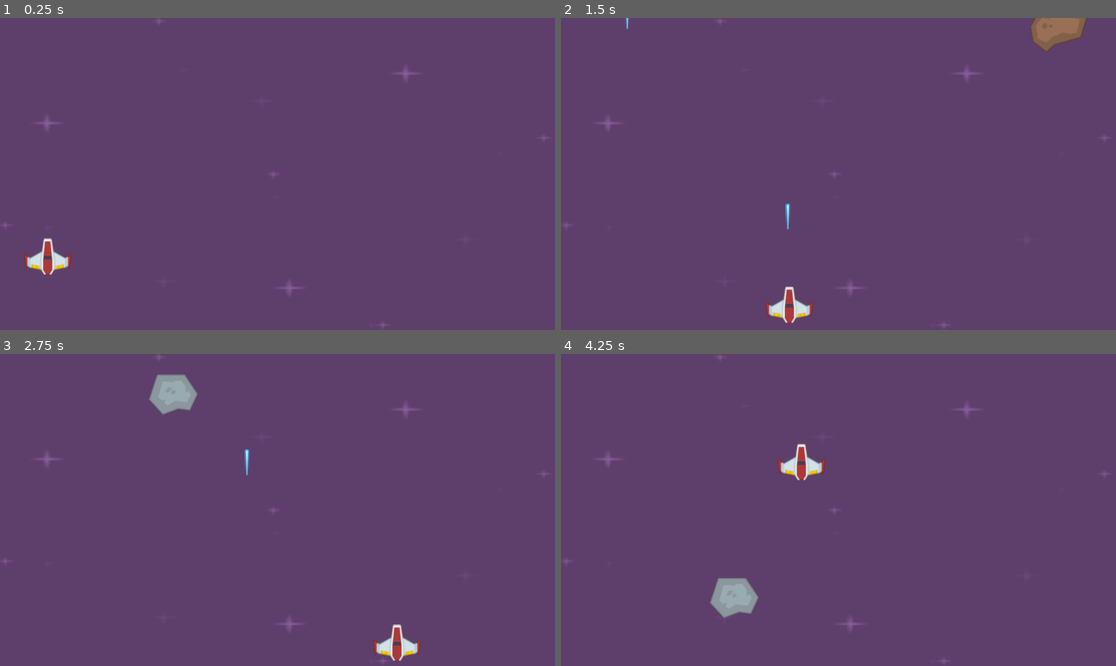
Above: before the commit, frames 1-4 (two rows, left to right).
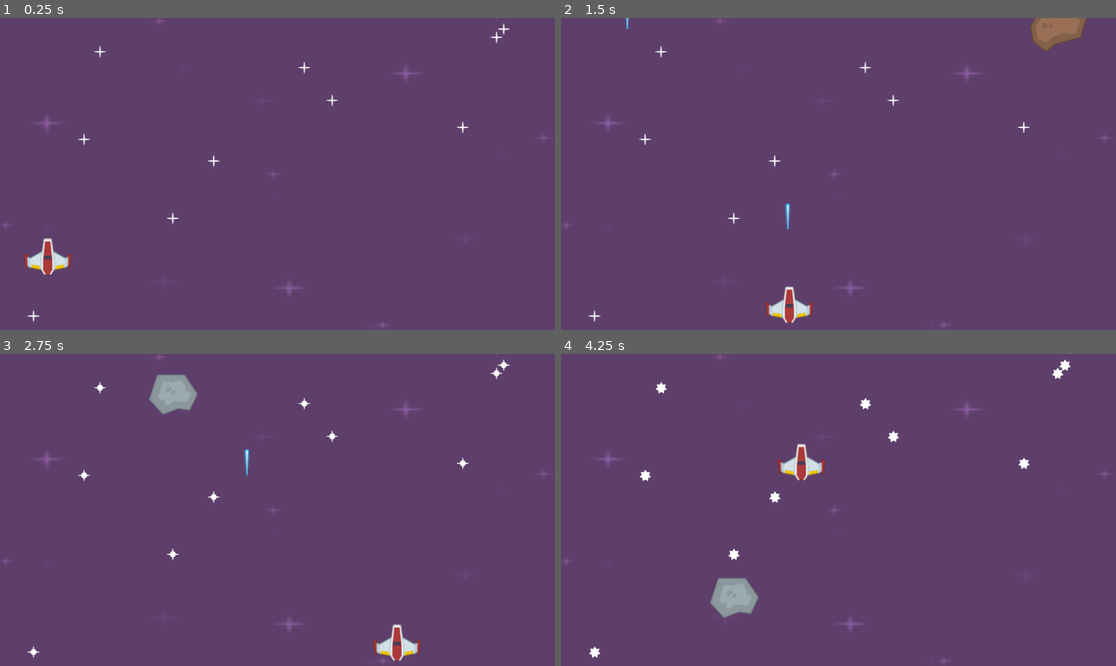
Above: after the commit, the same moments.

Repository: knguyennt/space-shooter
Game: Godot game, scene res://scenes/level.tscn
Same seed, same stepped clock (60 frames per second), same inputs: the game is played once before the commit and once after it.
Inputs:
- Up to frame 1 (0.25 s): no input
- Up to frame 2 (1.5 s): hold Right (right yeah) 0.53-1.28 s; tap Space (shoot) at 0.6, 1.35 s; hold Down (ui_down) from 1.28 s (still down)
- Up to frame 3 (2.75 s): release Down (ui_down) at 2.03 s; hold Right (right yeah) from 2.03 s (still down); tap Space (shoot) at 2.1 s
- Up to frame 4 (4.25 s): release Right (right yeah) at 2.78 s; hold Up (ui_up) 2.78-3.53 s; tap Space (shoot) at 2.85, 3.6 s; hold Left (ui_left) from 3.53 s (still down)

The runs differ from the first frame. In frame 1, 0.2% of the frame differs, in the area x 4-92%, y 1-98%; in frame 2, 0.2%; in frame 3, 0.3%; in frame 4, 0.5%, in the area x 5-92%, y 1-98%.

Commit message:
chore: add star animation background

Diff:
--- a/scenes/level.gd
+++ b/scenes/level.gd
@@ -3,7 +3,12 @@
 
 # Called when the node enters the scene tree for the first time.
 func _ready() -> void:
-	pass # Replace with function body.
+	var screen_size := get_viewport().get_visible_rect().size
+	var rng := RandomNumberGenerator.new()
+	for star in $Stars.get_children():
+		var random_x = rng.randi_range(0, screen_size.x)
+		var random_y = rng.randi_range(0, screen_size.y)
+		star.position = Vector2(random_x, random_y)
 
 
 # Called every frame. 'delta' is the elapsed time since the previous frame.
--- a/scenes/level.tscn
+++ b/scenes/level.tscn
@@ -1,8 +1,28 @@
-[gd_scene load_steps=6 format=3 uid="uid://csn4s3knxwe7o"]
+[gd_scene load_steps=10 format=3 uid="uid://csn4s3knxwe7o"]
 
 [ext_resource type="Script" uid="uid://cdv87bsmtbjhq" path="res://scenes/level.gd" id="1_mx8sn"]
 [ext_resource type="Texture2D" uid="uid://ce2te6l8r3w3q" path="res://Backgrounds/purple.png" id="1_w7c3h"]
 [ext_resource type="PackedScene" uid="uid://73qpudqwg7ck" path="res://scenes/player.tscn" id="2_w8frs"]
+[ext_resource type="Texture2D" uid="uid://tsl88q72a34h" path="res://PNG/Effects/star1.png" id="3_2r41h"]
+[ext_resource type="Texture2D" uid="uid://6qvubf3id6js" path="res://PNG/Effects/star2.png" id="4_klq6b"]
+[ext_resource type="Texture2D" uid="uid://cy2ultx5al3bx" path="res://PNG/Effects/star3.png" id="5_b121j"]
+
+[sub_resource type="SpriteFrames" id="SpriteFrames_w8frs"]
+animations = [{
+"frames": [{
+"duration": 1.0,
+"texture": ExtResource("3_2r41h")
+}, {
+"duration": 1.0,
+"texture": ExtResource("4_klq6b")
+}, {
+"duration": 1.0,
+"texture": ExtResource("5_b121j")
+}],
+"loop": true,
+"name": &"default",
+"speed": 5.0
+}]
 
 [sub_resource type="RectangleShape2D" id="RectangleShape2D_w8frs"]
 size = Vector2(43.5, 657)
@@ -17,6 +37,68 @@
 position = Vector2(575, 324)
 scale = Vector2(4.837, 2.717)
 texture = ExtResource("1_w7c3h")
+
+[node name="Stars" type="Node2D" parent="."]
+
+[node name="AnimatedSprite2D" type="AnimatedSprite2D" parent="Stars"]
+sprite_frames = SubResource("SpriteFrames_w8frs")
+autoplay = "default"
+frame = 2
+frame_progress = 0.299606
+
+[node name="AnimatedSprite2D2" type="AnimatedSprite2D" parent="Stars"]
+sprite_frames = SubResource("SpriteFrames_w8frs")
+autoplay = "default"
+frame = 2
+frame_progress = 0.299606
+
+[node name="AnimatedSprite2D3" type="AnimatedSprite2D" parent="Stars"]
+sprite_frames = SubResource("SpriteFrames_w8frs")
+autoplay = "default"
+frame = 2
+frame_progress = 0.299606
+
+[node name="AnimatedSprite2D4" type="AnimatedSprite2D" parent="Stars"]
+sprite_frames = SubResource("SpriteFrames_w8frs")
+autoplay = "default"
+frame = 2
+frame_progress = 0.299606
+
+[node name="AnimatedSprite2D5" type="AnimatedSprite2D" parent="Stars"]
+sprite_frames = SubResource("SpriteFrames_w8frs")
+autoplay = "default"
+frame = 2
+frame_progress = 0.299606
+
+[node name="AnimatedSprite2D6" type="AnimatedSprite2D" parent="Stars"]
+sprite_frames = SubResource("SpriteFrames_w8frs")
+autoplay = "default"
+frame = 2
+frame_progress = 0.299606
+
+[node name="AnimatedSprite2D7" type="AnimatedSprite2D" parent="Stars"]
+sprite_frames = SubResource("SpriteFrames_w8frs")
+autoplay = "default"
+frame = 2
+frame_progress = 0.299606
+
+[node name="AnimatedSprite2D8" type="AnimatedSprite2D" parent="Stars"]
+sprite_frames = SubResource("SpriteFrames_w8frs")
+autoplay = "default"
+frame = 2
+frame_progress = 0.299606
+
+[node name="AnimatedSprite2D9" type="AnimatedSprite2D" parent="Stars"]
+sprite_frames = SubResource("SpriteFrames_w8frs")
+autoplay = "default"
+frame = 2
+frame_progress = 0.299606
+
+[node name="AnimatedSprite2D10" type="AnimatedSprite2D" parent="Stars"]
+sprite_frames = SubResource("SpriteFrames_w8frs")
+autoplay = "default"
+frame = 2
+frame_progress = 0.299606
 
 [node name="Player" parent="." instance=ExtResource("2_w8frs")]
 position = Vector2(973, 276)
